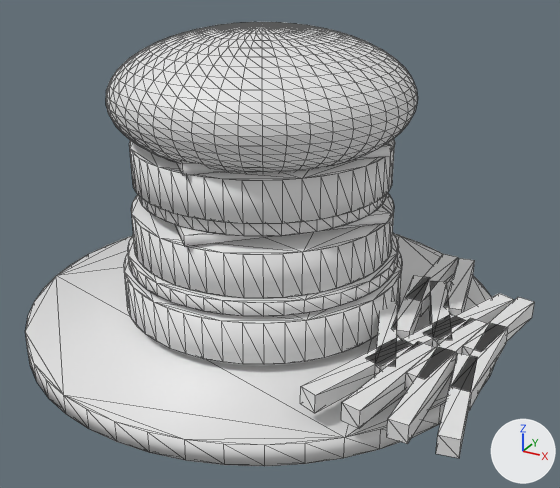
Renders of the glTF model assets/burger.glb from each side of a commit.
One viewpoint serves both versions: a camera (50 mm lens) standing at (0.22, -0.379, 0.242) and looking at (0.017, -0.01, 0.058). Arrows for +X, +Y and +Z are at lower right; the lights stay in place. The picture after the commit comes second. Mesh edges are drawn as thin lines. Where no turn or scale is listed for an object, it has been applied to the vertices.
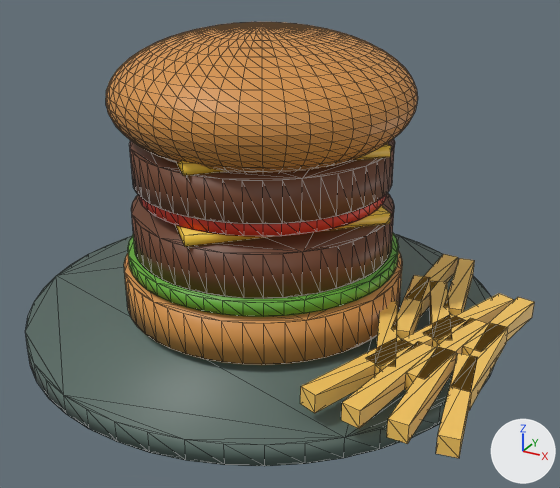
Location of each change, [x1, y1, x2, y2] in pixels of the pictures (560 x 488 px):
'Plate', recoloured (white to greyish green)
    both: [25, 234, 493, 466]
'Top Brioche', recoloured (white to orange)
    both: [106, 22, 418, 173]
'Wagyu Patty', recoloured (white to brown)
    both: [131, 193, 394, 299]
'Wagyu Patty 2', recoloured (white to brown)
    both: [130, 139, 395, 224]
'Bottom Bun', recoloured (white to orange)
    both: [124, 251, 402, 365]
'Lettuce', recoloured (white to green)
    both: [128, 233, 399, 317]
'Tomato', recoloured (white to red)
    both: [139, 195, 386, 237]
'Cube.001', recoloured (white to orange)
    both: [341, 343, 435, 429]
'Cube.002', recoloured (white to orange)
    both: [387, 347, 457, 444]
'Cube', recoloured (white to orange)
    both: [300, 337, 407, 413]
'Cube.003', recoloured (white to orange)
    both: [436, 354, 477, 458]
'Cube.007', recoloured (white to orange)
    both: [452, 323, 508, 410]
'Cube.006', recoloured (white to orange)
    both: [405, 318, 488, 390]
'Cube.011', recoloured (white to orange)
    both: [462, 297, 535, 355]
'Cheddar', recoloured
    both: [175, 205, 391, 247]
'Cube.005', recoloured (white to orange)
    both: [366, 314, 464, 373]
'Cube.010', recoloured (white to orange)
    both: [424, 293, 514, 348]
'Cube.012', recoloured (white to orange)
    both: [406, 254, 458, 317]
'Cube.013', recoloured (white to orange)
    both: [444, 258, 475, 316]
'Cube.008', recoloured (white to orange)
    both: [392, 275, 428, 339]
'Cube.004', recoloured (white to orange)
    both: [375, 301, 398, 376]
'Cube.009', recoloured (white to orange)
    both: [429, 281, 452, 347]
'Cheddar 2', recoloured
    both: [176, 143, 391, 175]

The change, as a list of edits to the scene's bpy script:
```text
Change mat_brioche:
    mat_brioche.base_color: (0.8, 0.8, 0.8) -> (0.67, 0.29, 0.065)  # white #e7e7e7 -> orange #d69348
Change mat_cheddar:
    mat_cheddar.base_color: (0.8, 0.8, 0.8) -> (1.0, 0.63, 0.055)  # white #e7e7e7 -> yellow #ffd042
Change mat_fries:
    mat_fries.base_color: (0.8, 0.8, 0.8) -> (0.94, 0.58, 0.12)  # white #e7e7e7 -> orange #f8c861
Change mat_lettuce:
    mat_lettuce.base_color: (0.8, 0.8, 0.8) -> (0.13, 0.42, 0.035)  # white #e7e7e7 -> green #65ad35
Change mat_plate:
    mat_plate.base_color: (0.8, 0.8, 0.8) -> (0.1, 0.15, 0.13)  # white #e7e7e7 -> greyish green #596c65
Change mat_tomato:
    mat_tomato.base_color: (0.8, 0.8, 0.8) -> (0.7, 0.035, 0.014)  # white #e7e7e7 -> red #da351f
Change mat_wagyu:
    mat_wagyu.base_color: (0.8, 0.8, 0.8) -> (0.16, 0.052, 0.02)  # white #e7e7e7 -> brown #6f4027
```
